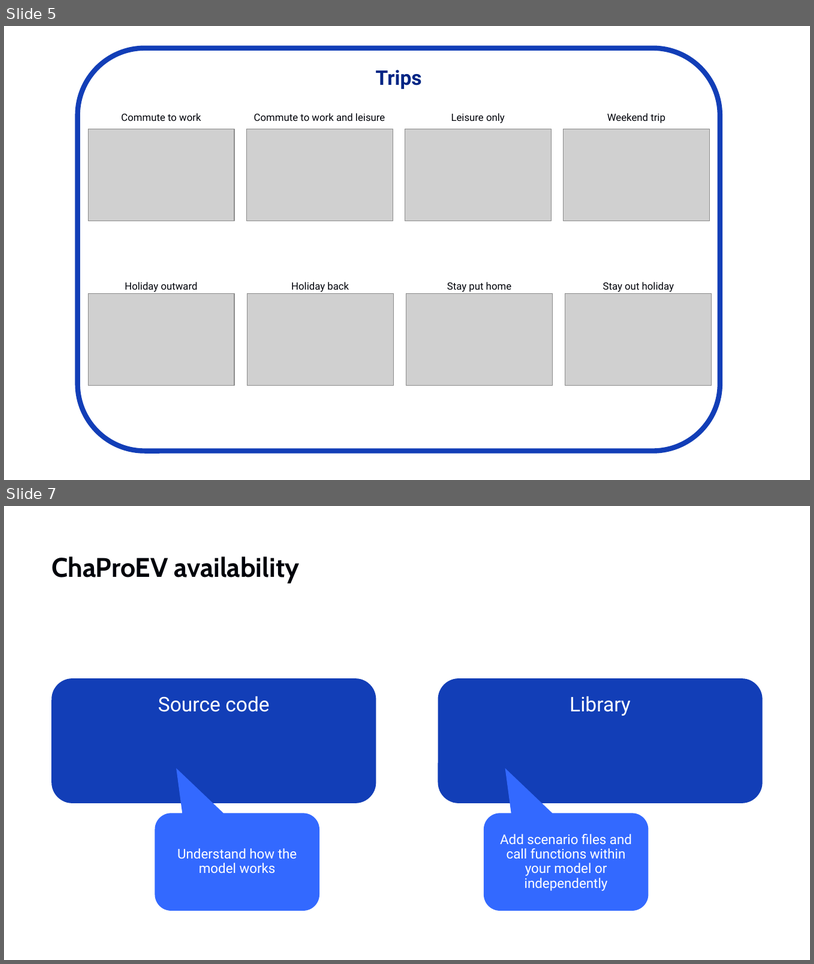
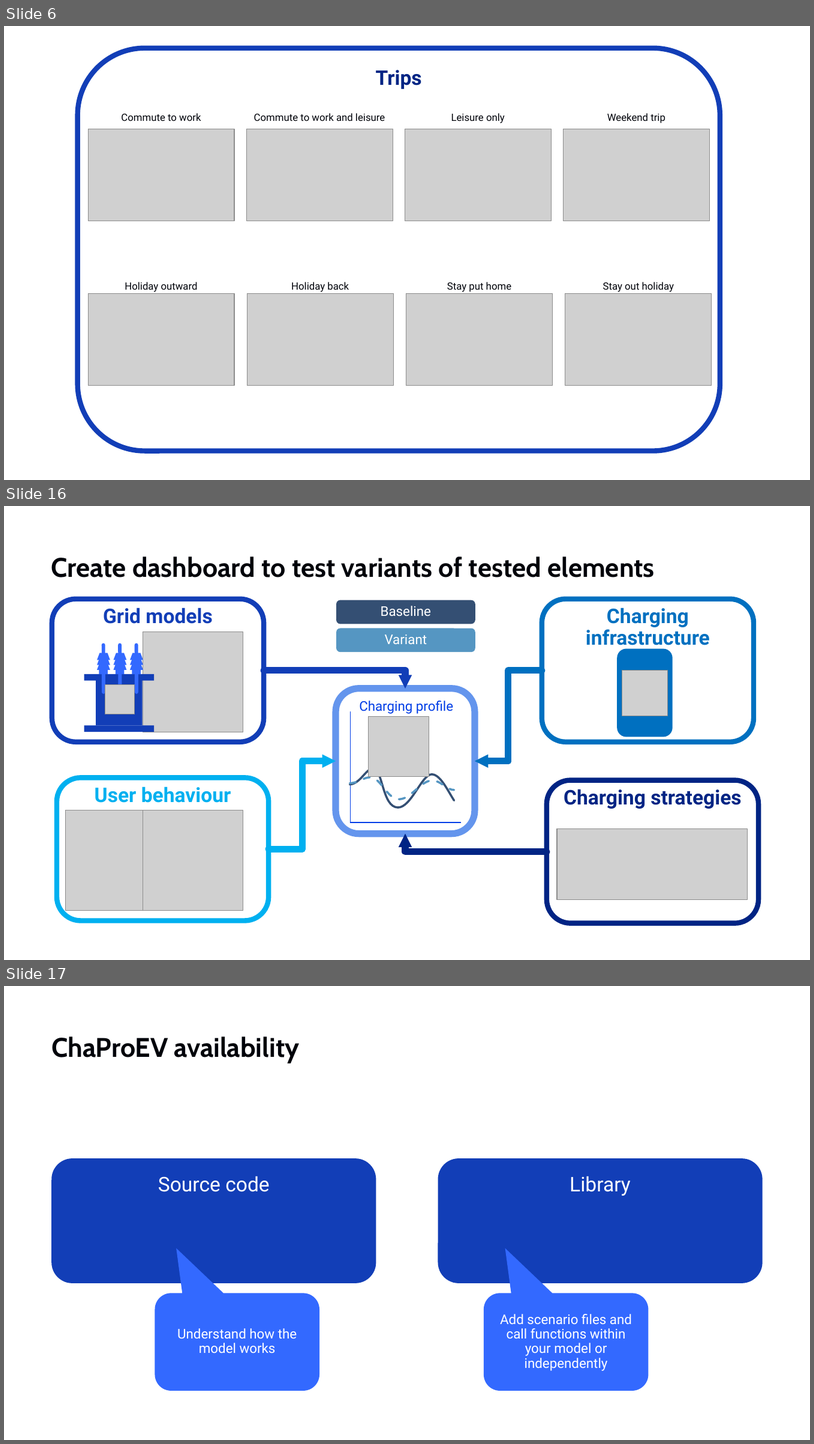
Before and after one commit to TNO/ChaProEV, a slide deck: ChaProEV.pptx. Shown one above the other, each under a label of ours: slides 5 and 7 before the commit, slides 6, 16 and 17 after it; the slides between them are not shown. The pictures are 814x964 and 814x1444 pixels, drawn with LibreOffice and Linux fonts; fonts in the diff are those of the drawing; grey boxes stand for pictures; background and template pictures are left out. Boxes give left, top, right and bottom in pixels: in the first picture for what was removed or moved away, otherwise in the second. Text is boxed around its words. In the diff, an @@ line names an element or a change of style, - is before the commit and + after.

```diff
--- a/ChaProEV.pptx
+++ b/ChaProEV.pptx
@@ slide 16 added at box(4, 506, 810, 960), background #FFFFFF @@
@@ title added at box(51, 556, 654, 577), 32 pt, text #00030A, bold @@
+Create dashboard to test variants of tested elements
@@ rounded rectangle added at box(337, 600, 476, 624), fill #344F73, 16 pt, text #FFFFFF @@
+Baseline
@@ rounded rectangle added at box(542, 599, 754, 742), outline #0070C0 6 pt, 24 pt, text #0070C0, bold @@
+Charging infrastructure
@@ rounded rectangle added at box(337, 628, 476, 652), fill #5596C2, 16 pt, text #FFFFFF @@
+Variant
@@ rounded rectangle added at box(617, 649, 673, 737), fill #0070C0 @@
@@ elbow arrow added from (264, 670) to (405, 688), #123EB7 8 pt @@
@@ elbow arrow added from (542, 670) to (475, 760), #0070C0 8 pt @@
@@ picture added at box(622, 670, 668, 715) @@
@@ rounded rectangle added at box(336, 688, 475, 833), fill #FFFFFF, outline #6495ED 8 pt @@
@@ group added at box(350, 700, 461, 822): 2 lines, 2 freeform shapes, 1 picture, 1 text @@
+Charging profile
@@ elbow arrow added from (269, 849) to (336, 760), #00B0F0 8 pt @@
@@ group added at box(52, 599, 269, 921): 9 flow chart manual operations, 6 rectangles, 4 pictures, 3 lines, 2 rounded rectangles @@
+Grid models
+User behaviour
@@ rounded rectangle added at box(547, 780, 759, 923), outline #002484 6 pt, 24 pt, text #002484, bold @@
+Charging strategies
@@ picture added at box(558, 829, 748, 900) @@
@@ elbow arrow added from (547, 852) to (405, 833), #002484 8 pt @@
@@ what was slide 5 is now slide 6 @@
@@ what was slide 7 is now slide 17 @@
```
Also in this commit, not shown: 11 other slides added, 34 slides removed, 4 other files.
